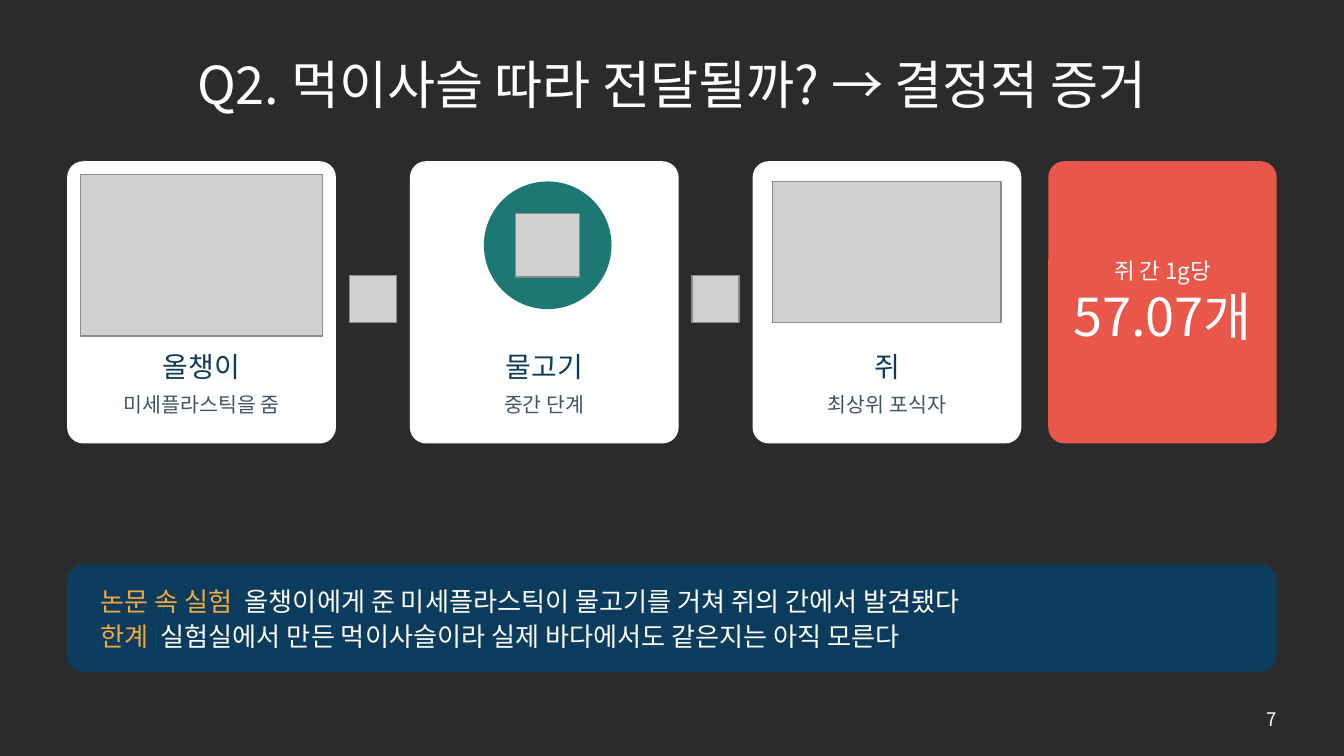
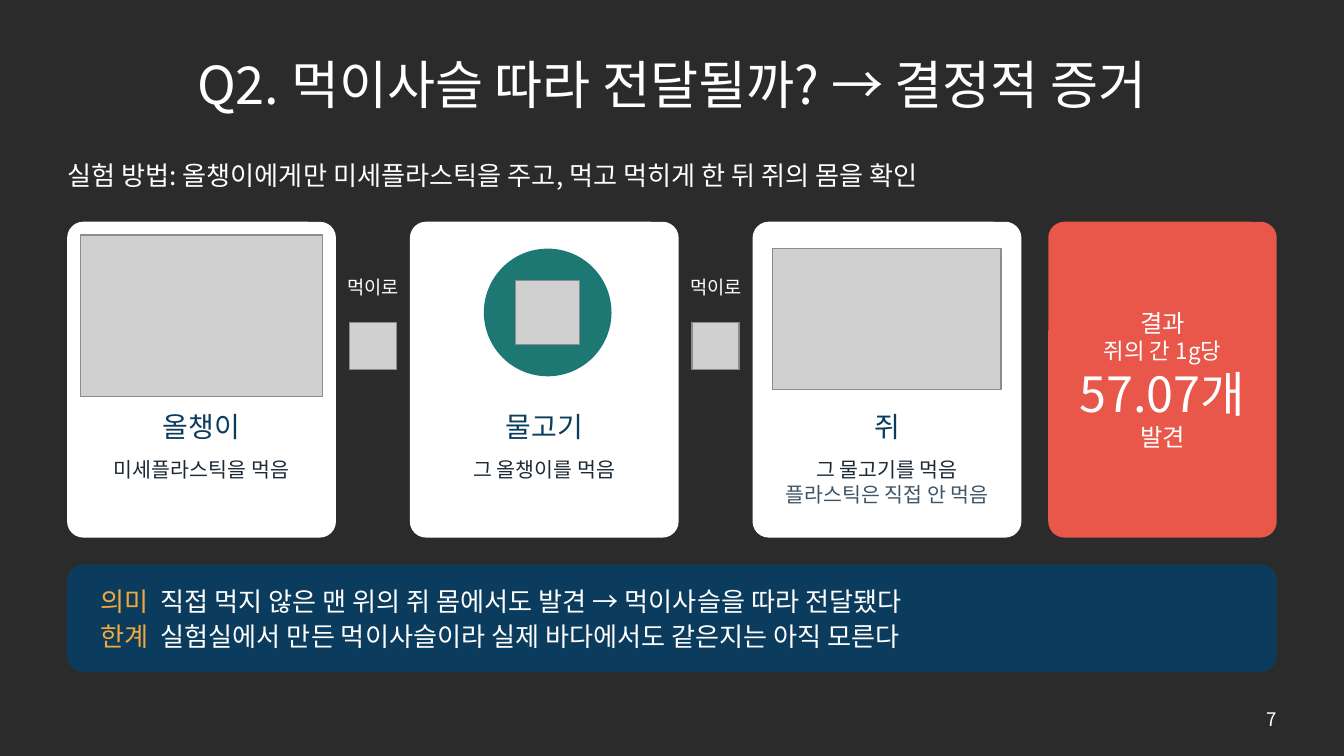
Before and after one commit to packsunjin/Graph, a slide deck: slide 7 of reports/미세플라스틱_발표_10605_박선진.pptx. Drawn at 1344x756 pixels with LibreOffice and Linux fonts; fonts in the diff are those of the drawing; grey boxes stand for pictures; background and template pictures are left out; a plain dark background stands for a picture behind light text. Boxes give left, top, right and bottom in pixels: in the first picture for what was removed or moved away, otherwise in the second. Text is boxed around its words. In the diff, an @@ line names an element or a change of style, - is before the commit and + after.

```diff
--- a/reports/미세플라스틱_발표_10605_박선진.pptx
+++ b/reports/미세플라스틱_발표_10605_박선진.pptx
@@ text added at (67, 163, 917, 190), 14 pt, text #FFFFFF @@
+실험 방법: 올챙이에게만 미세플라스틱을 주고, 먹고 먹히게 한 뒤 쥐의 몸을 확인
@@ rounded rectangle: place and size @@
-rounded rectangle at (67, 161, 336, 444)
+rounded rectangle at (67, 222, 336, 538)
@@ rounded rectangle: place and size @@
-rounded rectangle at (410, 161, 679, 444)
+rounded rectangle at (410, 222, 679, 538)
@@ rounded rectangle: place and size @@
-rounded rectangle at (753, 161, 1021, 444)
+rounded rectangle at (753, 222, 1021, 538)
@@ rounded rectangle: place and size @@
-rounded rectangle at (1048, 161, 1277, 444)
+rounded rectangle at (1048, 222, 1277, 538)
@@ text "결과": place and size @@
-text "결과" at (1073, 260, 1251, 340)
+text "결과" at (1079, 312, 1245, 448)
@@ ellipse: place and size @@
-ellipse at (484, 181, 612, 309)
+ellipse at (484, 249, 612, 376)
@@ picture: place and size @@
-picture at (773, 181, 1001, 323)
+picture at (773, 249, 1001, 390)
@@ text added at (347, 278, 398, 296), 10 pt, text #FFFFFF @@
+먹이로
@@ picture: place and size @@
-picture at (516, 214, 579, 277)
+picture at (516, 281, 579, 344)
@@ text added at (690, 278, 741, 296), 10 pt, text #FFFFFF @@
+먹이로
@@ picture: place and size @@
-picture at (349, 276, 396, 323)
+picture at (349, 323, 396, 370)
@@ picture: place and size @@
-picture at (692, 276, 739, 323)
+picture at (692, 323, 739, 370)
@@ text at (1104, 312, 1222, 365): text changed @@
-쥐 간 1g당
+결과
+쥐의 간 1g당
@@ text at (1079, 363, 1245, 416): size 28 to 26 pt in "57.07개" @@
@@ text removed at (504, 395, 585, 414) @@
-중간 단계
@@ 3 texts, 1 picture: place and size @@
-3 texts, 1 picture at (81, 175, 900, 380)
+3 texts, 1 picture at (81, 235, 900, 440)
@@ text removed at (828, 395, 946, 414) @@
-최상위 포식자
@@ text at (1140, 426, 1185, 448): paragraph added @@
+발견
@@ text at (114, 460, 289, 479): text changed; text colour #3E5566 to #1B2A36 @@
-미세플라스틱을 줌
+미세플라스틱을 먹음
@@ text added at (473, 460, 615, 479), 11 pt, text #1B2A36 @@
+그 올챙이를 먹음
@@ text added at (785, 460, 989, 504), 11 pt, text #3E5566 @@
+그 물고기를 먹음
+플라스틱은 직접 안 먹음
@@ text at (101, 589, 901, 613): text changed @@
-논문 속 실험 올챙이에게 준 미세플라스틱이 물고기를 거쳐 쥐의 간에서 발견됐다
+의미 직접 먹지 않은 맨 위의 쥐 몸에서도 발견 → 먹이사슬을 따라 전달됐다
```
Also in this commit, not shown: 1 other file.
